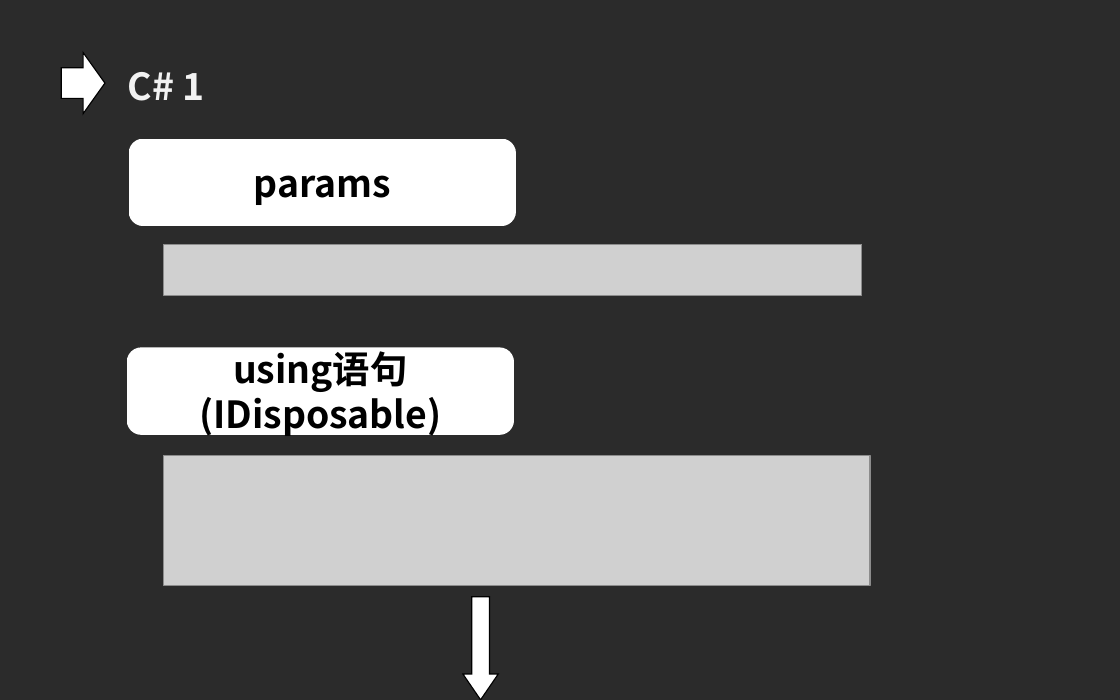
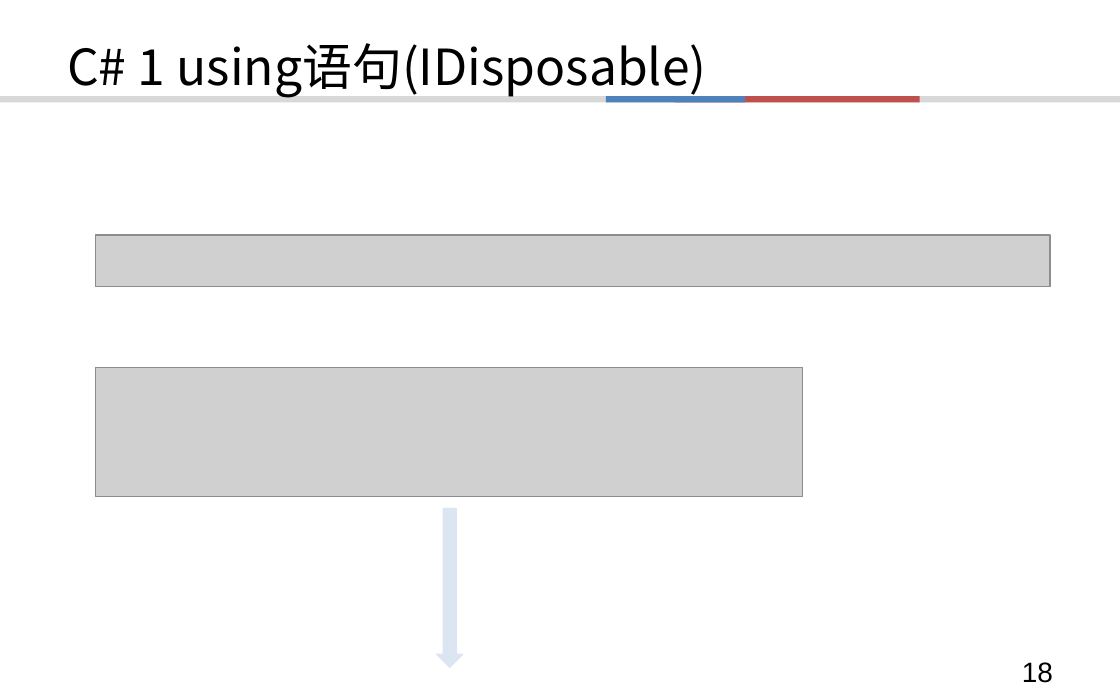
Before and after one commit to TerabyteX/lecture, a slide deck: slide 18 of C#/CsharpEvolution.ppt (slide 15 before the commit). Drawn at 1120x700 pixels with LibreOffice and Linux fonts; fonts in the diff are those of the drawing; grey boxes stand for pictures; background and template pictures are left out; a plain dark background stands for a picture behind light text. Boxes give left, top, right and bottom in pixels: in the first picture for what was removed or moved away, otherwise in the second. Text is boxed around its words. In the diff, an @@ line names an element or a change of style, - is before the commit and + after.

```diff
--- a/C#/CsharpEvolution.ppt
+++ b/C#/CsharpEvolution.ppt
@@ background picture (left out) to #FFFFFF @@
@@ right arrow removed at bbox=[62, 53, 105, 114] @@
@@ title added at bbox=[67, 43, 707, 97], 32 pt, text #000000 @@
+C# 1 using语句(IDisposable)
@@ text removed at bbox=[128, 72, 205, 101] @@
-C# 1
@@ rectangle added at bbox=[0, 96, 1120, 103], fill #D8D8D8 @@
@@ rectangle added at bbox=[606, 96, 745, 103], fill #4F81BD @@
@@ rectangle added at bbox=[674, 96, 920, 103], fill #C0504D @@
@@ rounded rectangle removed at bbox=[129, 139, 516, 226] @@
-params
@@ picture: place and size @@
-picture at bbox=[164, 244, 862, 296]
+picture at bbox=[95, 235, 1049, 287]
@@ rounded rectangle removed at bbox=[127, 347, 514, 435] @@
-using语句(IDisposable)
@@ picture: place and size @@
-picture at bbox=[164, 456, 870, 586]
+picture at bbox=[95, 367, 802, 497]
@@ down arrow added at bbox=[437, 508, 464, 668], fill #DCE6F2, outline #DCE6F2 0.74 pt @@
@@ down arrow removed at bbox=[463, 597, 498, 700] @@
@@ page number added at bbox=[1022, 662, 1053, 683], 18 pt, text #000000 @@
+18
```
Also in this commit, not shown: 47 other slides changed, 37 slides added, 7 slides removed.
